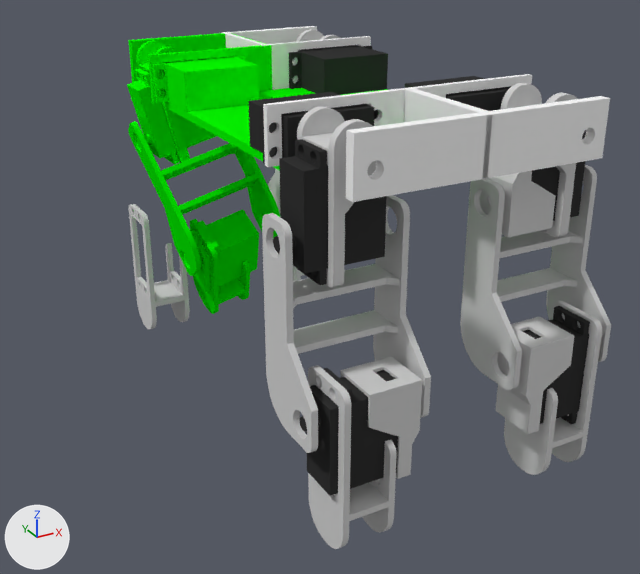
Before and after pictures for a commit that changed the Blender file soft/strategy/buggybot2.blend.
Camera for both pictures: a camera (50 mm lens) standing at (-21.7, -38.7, 10.4) and looking at (-0.3, 0.2, -9.1). The axes (+X, +Y, +Z) are drawn at lower left. The lights are the same throughout.

Names of what the first picture shows: 'Leg.LB.AntiForearm', 'Leg.LB.AntiForearm.001', 'Leg.LB.Arm', 'Leg.LB.Arm.001', 'Leg.LB.Forearm', 'Leg.LB.Forearm.001', 'Leg.LB.ServoArm', 'Leg.LB.ServoForearm', 'Leg.LB.ShoulderBase', 'Leg.LB.ShoulderBase.001', 'Leg.LF.Forearm', 'TEST.Arm', 'TEST.Forearm', 'TEST.ServoArm', 'TEST.ServoBase', 'TEST.ServoForearm', 'TEST.Shoulder'.
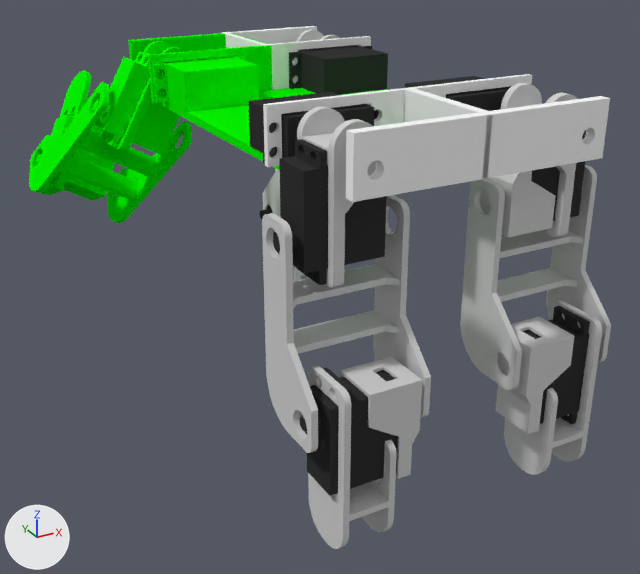
Where the change shows, as pixel boxes [x1, y1, x2, y2] in the pictures (640 x 574 px):
'TEST.Arm', moved, turned: before [128, 121, 280, 276]; after [29, 82, 192, 223]
'TEST.ServoArm', moved, turned: before [127, 68, 216, 165]; after [93, 51, 180, 156]
'TEST.ServoForearm', moved, turned: before [184, 209, 259, 293]; after [36, 113, 115, 201]
'Leg.LF.Forearm', hidden: before [129, 204, 190, 329]
'TEST.Forearm', moved, turned: before [190, 219, 250, 314]; after [40, 71, 98, 194]
'TEST.Shoulder', moved, turned: before [136, 40, 190, 163]; after [116, 41, 186, 153]

The change, as a diff of the scene's bpy script:
```diff
--- a/soft/strategy/buggybot2.blend.py
+++ b/soft/strategy/buggybot2.blend.py
@@ ob_test_endpoint @@
 ob_test_endpoint = bpy.data.objects.new('TEST.Endpoint', me_cube)
-ob_test_endpoint.location = (-1.4, 10.82, -12.93)
-ob_test_endpoint.rotation_euler = (-0.593, 0.244, -3.142)  # degrees (-34, 14, -180)
+ob_test_endpoint.location = (-6.96, 17.67, -0.87)
+ob_test_endpoint.rotation_euler = (0.432, -2.615, 0.0)  # degrees (25, -150, 0)
 ob_test_endpoint.scale = (0.1, 0.1, 0.1)
@@ ob_leg_lf_forearm @@
 ob_leg_lf_forearm = bpy.data.objects.new('Leg.LF.Forearm', me_new_leg_2)
-ob_leg_lf_forearm.location = (-5.46, 10.4, -11.07)
-ob_leg_lf_forearm.scale = (0.1, 0.1, 0.1)
+ob_leg_lf_forearm.location = (0.0, 0.0, 0.0)
+ob_leg_lf_forearm.hide_viewport = True
@@ ob_test_forearm @@
 ob_test_forearm = bpy.data.objects.new('TEST.Forearm', me_new_leg_2_004)
-ob_test_forearm.location = (-2.28, 7.79, -11.28)
-ob_test_forearm.rotation_euler = (0.593, -0.244, 0.0)  # degrees (34, -14, 0)
+ob_test_forearm.location = (-8.69, 17.69, -3.95)
+ob_test_forearm.rotation_euler = (2.71, 0.527, 0.0)  # degrees (155, 30, 0)
 ob_test_forearm.scale = (0.1, 0.1, 0.1)
@@ ob_test_servoforearm @@
 ob_test_servoforearm = bpy.data.objects.new('TEST.ServoForearm', me_servo_014)
-ob_test_servoforearm.location = (-0.95, 7.75, -8.12)
-ob_test_servoforearm.rotation_euler = (-0.292, -0.574, 1.733)  # degrees (-17, -33, 99)
+ob_test_servoforearm.location = (-7.65, 15.37, -6.25)
+ob_test_servoforearm.rotation_euler = (2.572, -0.37, -1.343)  # degrees (147, -21, -77)
 ob_test_servoforearm.scale = (0.1, 0.1, 0.1)
@@ ob_test_arm @@
 ob_test_arm = bpy.data.objects.new('TEST.Arm', me_new_leg_1_004)
-ob_test_arm.location = (-3.62, 7.1, -4.05)
-ob_test_arm.rotation_euler = (0.576, 2.897, 0.0)  # degrees (33, 166, 0)
+ob_test_arm.location = (-8.39, 10.91, -4.34)
+ob_test_arm.rotation_euler = (-0.575, -2.615, 0.0)  # degrees (-33, -150, 0)
 ob_test_arm.scale = (0.1, 0.1, 0.1)
@@ ob_test_servoarm @@
 ob_test_servoarm = bpy.data.objects.new('TEST.ServoArm', me_servo_013)
-ob_test_servoarm.location = (-2.63, 9.8, -1.39)
-ob_test_servoarm.rotation_euler = (-2.897, 0.0, -1.571)  # degrees (-166, 0, -90)
+ob_test_servoarm.location = (-5.32, 9.8, -2.23)
+ob_test_servoarm.rotation_euler = (2.615, 0.0, -1.571)  # degrees (150, 0, -90)
 ob_test_servoarm.scale = (0.1, 0.1, 0.1)
@@ ob_test_shoulder @@
 ob_test_shoulder = bpy.data.objects.new('TEST.Shoulder', me_new_shoulder_modified_004)
-ob_test_shoulder.location = (-5.06, 9.8, -2.38)
-ob_test_shoulder.rotation_euler = (0.244, 0.0, -1.571)  # degrees (14, 0, -90)
+ob_test_shoulder.location = (-7.75, 9.8, -1.24)
+ob_test_shoulder.rotation_euler = (-0.527, 0.0, -1.571)  # degrees (-30, 0, -90)
 ob_test_shoulder.scale = (0.1, 0.1, 0.1)
```
